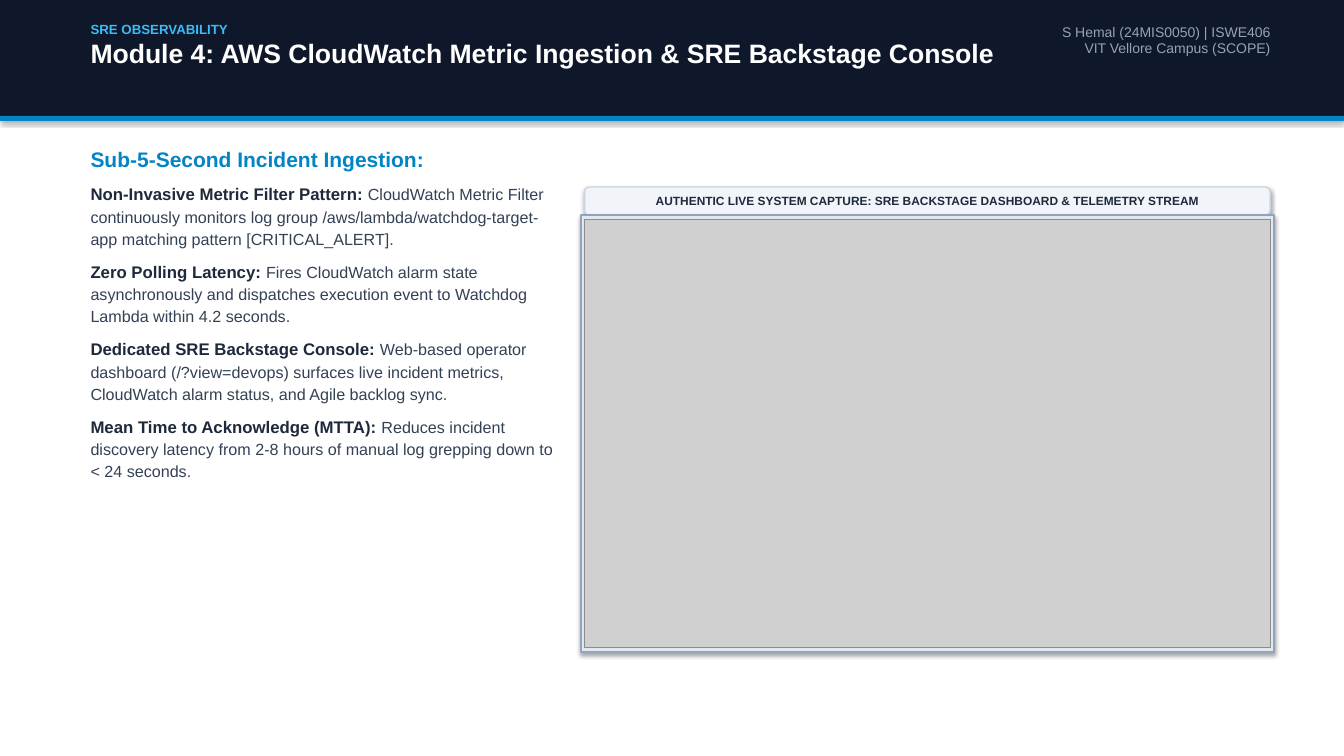
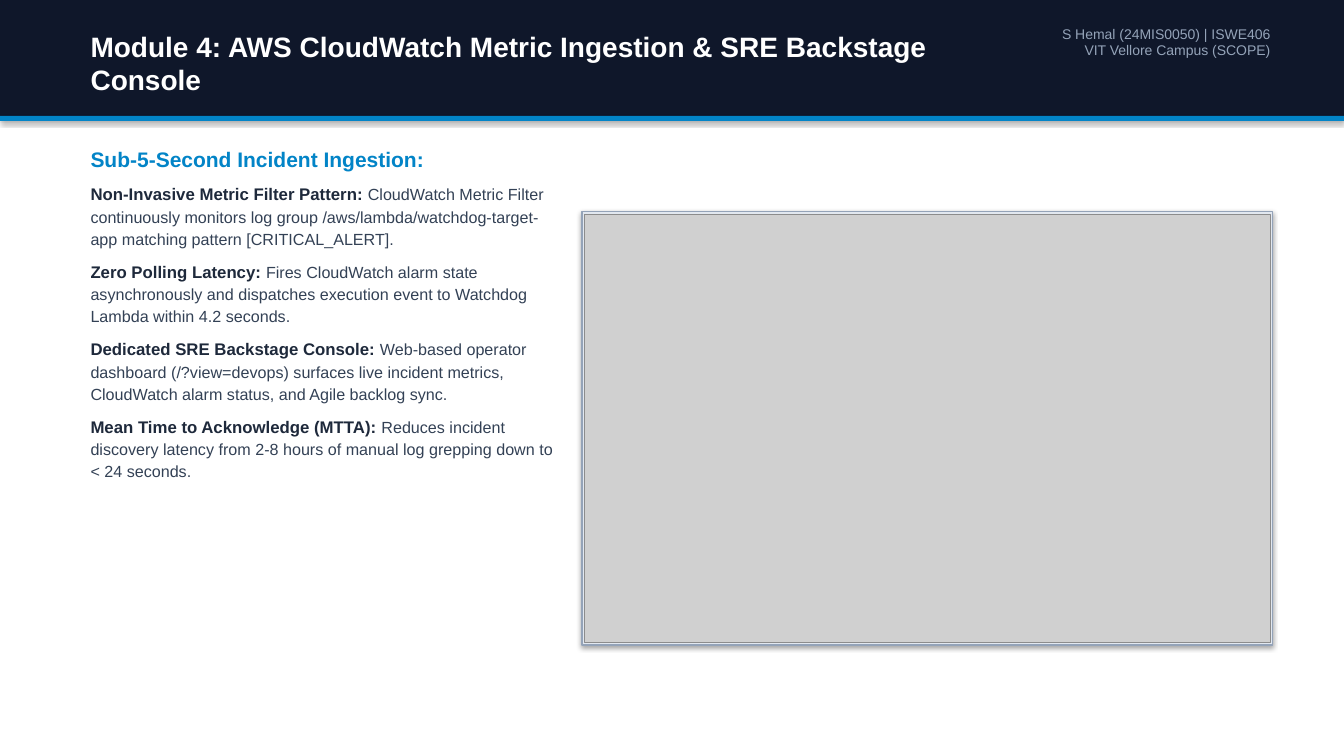
Before and after one commit to hemalexe/devopss-incident-watchdog, a slide deck: slide 9 of FlashMart_Incident_Watchdog_Application_Guide.pptx. Drawn at 1344x756 pixels with LibreOffice and Linux fonts; fonts in the diff are those of the drawing; grey boxes stand for pictures. Boxes give left, top, right and bottom in pixels: in the first picture for what was removed or moved away, otherwise in the second. Text is boxed around its words. In the diff, an @@ line names an element or a change of style, - is before the commit and + after.

```diff
--- a/FlashMart_Incident_Watchdog_Application_Guide.pptx
+++ b/FlashMart_Incident_Watchdog_Application_Guide.pptx
@@ text "Module 4: AWS CloudWatch Metric ..." moved from (x1=91, y1=24, x2=994, y2=69) to (x1=91, y1=36, x2=926, y2=91) @@
@@ text "Module 4: AWS CloudWatch Metric ..." at (x1=91, y1=36, x2=926, y2=91): size 19 to 20 pt @@
@@ text at (x1=91, y1=24, x2=227, y2=34): paragraph removed @@
-SRE OBSERVABILITY
@@ rounded rectangle removed at (x1=585, y1=187, x2=1270, y2=215) @@
-AUTHENTIC LIVE SYSTEM CAPTURE: SRE BACKSTAGE DASHBOARD & TELEMETRY STREAM
@@ rectangle moved from (x1=581, y1=215, x2=1274, y2=651) to (x1=583, y1=212, x2=1273, y2=645) @@
@@ rectangle at (x1=583, y1=212, x2=1273, y2=645): outline #94A3B8 1.5 pt to #94A3B8 1.2 pt @@
@@ picture moved from (x1=585, y1=219, x2=1270, y2=647) to (x1=585, y1=214, x2=1270, y2=642) @@
```
Also in this commit, not shown: 13 other slides changed, 12 other files.
